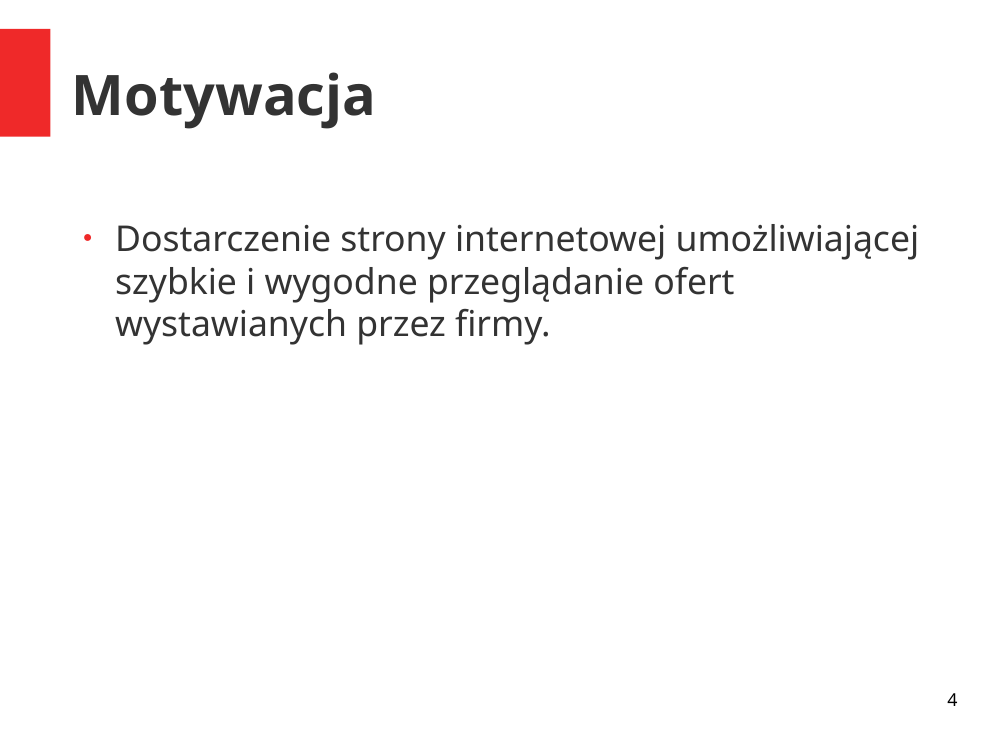
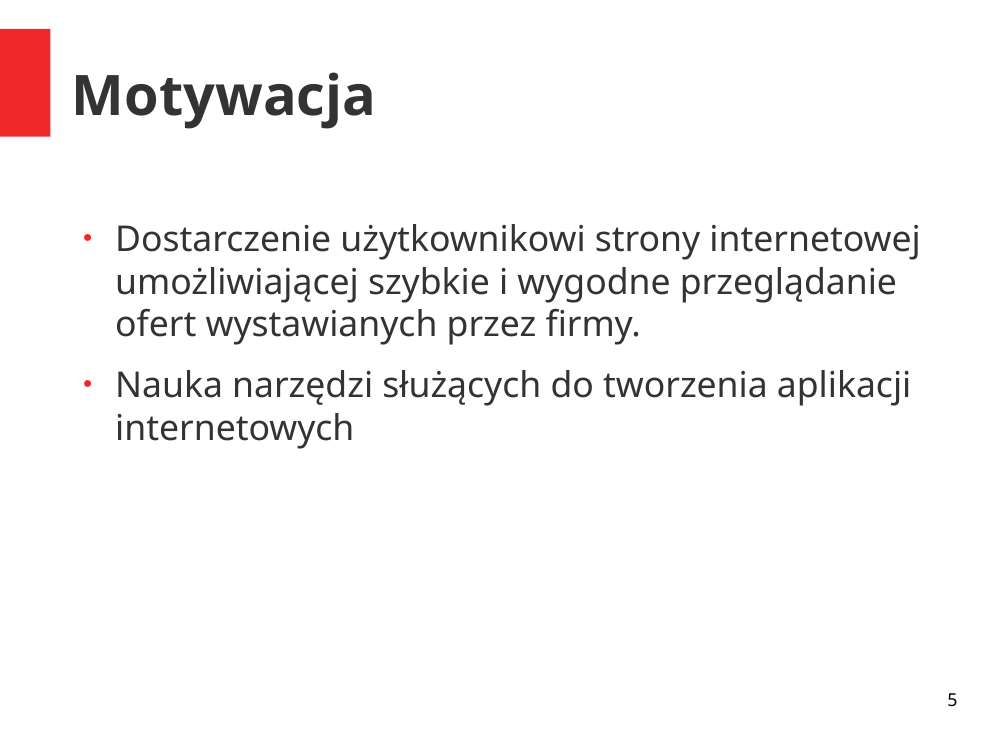
Before and after one commit to AGranosik/IWP, a slide deck: slide 5 of IWP.odp (slide 4 before the commit). Drawn at 1008x756 pixels with LibreOffice and Linux fonts; fonts in the diff are those of the drawing. Boxes give left, top, right and bottom in pixels: in the first picture for what was removed or moved away, otherwise in the second. Text is boxed around its words. In the diff, an @@ line names an element or a change of style, - is before the commit and + after.

```diff
--- a/IWP.odp
+++ b/IWP.odp
@@ text at (115, 224, 920, 449): text changed @@
-● Dostarczenie strony internetowej umożliwiającej szybkie i wygodne przeglądanie ofert wystawianych przez firmy.
+● Dostarczenie użytkownikowi strony internetowej umożliwiającej szybkie i wygodne przeglądanie ofert wystawianych przez firmy.
+● Nauka narzędzi służących do tworzenia aplikacji internetowych
@@ page number at (947, 693, 957, 707): text changed @@
-4
+5
```
Also in this commit, not shown: 3 other slides changed, 2 slides added, 1 slide removed.
